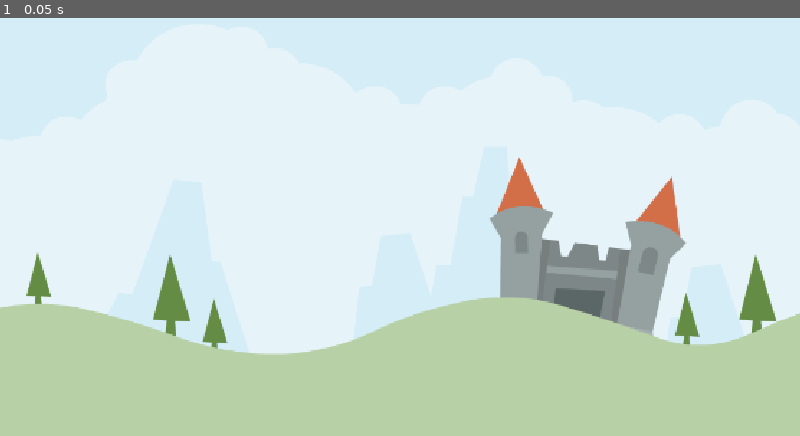
Above: before the commit, frame 1.
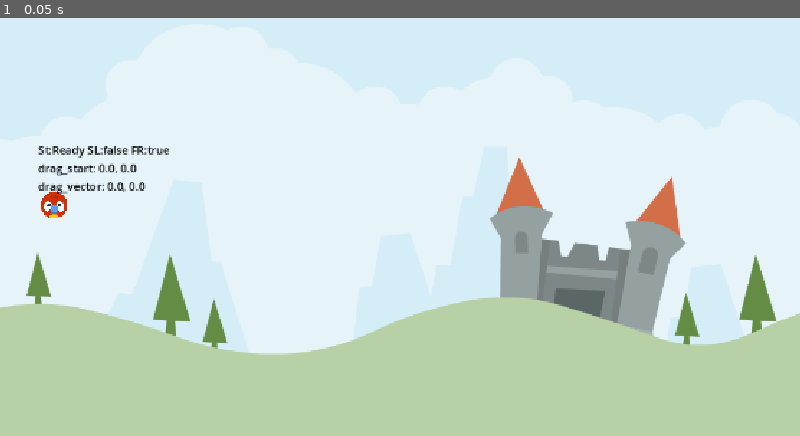
Above: after the commit, the same moment.

Repository: Hombolygo/Angry-Animals
Game: Godot game, scene res://Scenes/LevelBase.tscn
Same seed, same stepped clock (60 frames per second), same inputs: the game is played once before the commit and once after it. Before the commit the project has no main scene; this scene is started directly in both runs.
Inputs:
- Up to frame 1 (0.05 s): no input

The runs differ from the first frame. In frame 1, 0.7% of the frame differs, in the area x 4-22%, y 30-48%.

Commit message:
add player, and player movement, sounds

Diff:
--- /dev/null
+++ b/Scenes/Animal.tscn
@@ -0,0 +1,58 @@
+[gd_scene load_steps=9 format=3 uid="uid://vxcygoik8f5j"]
+
+[ext_resource type="Script" uid="uid://nnwut1q1dgfj" path="res://Scripts/Animal.gd" id="1_7v6jt"]
+[ext_resource type="Texture2D" uid="uid://cy34q2sf575f6" path="res://assets/player/parrot.png" id="1_pbsnt"]
+[ext_resource type="AudioStream" uid="uid://bva8bjj3c67jg" path="res://assets/audio/stretch2.ogg" id="3_edvrt"]
+[ext_resource type="AudioStream" uid="uid://btjrqxundxyeq" path="res://assets/audio/catapult.ogg" id="4_hsrja"]
+[ext_resource type="AudioStream" uid="uid://bpsxwy6rdp53j" path="res://assets/audio/kick_wood.ogg" id="5_00mlg"]
+[ext_resource type="Texture2D" uid="uid://c0lu428rtunek" path="res://assets/items/arrow.png" id="6_hsrja"]
+
+[sub_resource type="PhysicsMaterial" id="PhysicsMaterial_hsrja"]
+bounce = 0.2
+
+[sub_resource type="CircleShape2D" id="CircleShape2D_7v6jt"]
+radius = 19.0
+
+[node name="Animal" type="RigidBody2D"]
+input_pickable = true
+physics_material_override = SubResource("PhysicsMaterial_hsrja")
+freeze = true
+contact_monitor = true
+max_contacts_reported = 1
+script = ExtResource("1_7v6jt")
+
+[node name="StrechSound" type="AudioStreamPlayer2D" parent="."]
+stream = ExtResource("3_edvrt")
+
+[node name="LaunchSound" type="AudioStreamPlayer2D" parent="."]
+stream = ExtResource("4_hsrja")
+
+[node name="KickSound" type="AudioStreamPlayer2D" parent="."]
+stream = ExtResource("5_00mlg")
+
+[node name="VisibleOnScreenNotifier2D" type="VisibleOnScreenNotifier2D" parent="."]
+
+[node name="Animal" type="Sprite2D" parent="."]
+scale = Vector2(0.15, 0.15)
+texture = ExtResource("1_pbsnt")
+
+[node name="CollisionShape2D" type="CollisionShape2D" parent="."]
+shape = SubResource("CircleShape2D_7v6jt")
+
+[node name="Label" type="Label" parent="."]
+offset_left = -23.0
+offset_top = -91.0
+offset_right = 24.0
+offset_bottom = -68.0
+theme_override_colors/font_color = Color(0, 0, 0, 1)
+text = "aaaaa"
+
+[node name="Arrow" type="Sprite2D" parent="."]
+scale = Vector2(0.3, 0.3)
+texture = ExtResource("6_hsrja")
+offset = Vector2(139.305, 0)
+
+[connection signal="body_entered" from="." to="." method="_on_body_entered"]
+[connection signal="input_event" from="." to="." method="_on_rigid_body_2d_input_event"]
+[connection signal="sleeping_state_changed" from="." to="." method="_on_sleeping_state_changed"]
+[connection signal="screen_exited" from="VisibleOnScreenNotifier2D" to="." method="screen_exited"]
--- a/Scenes/LevelBase.tscn
+++ b/Scenes/LevelBase.tscn
@@ -1,6 +1,7 @@
-[gd_scene load_steps=2 format=3 uid="uid://dq6ixw22lkcgp"]
+[gd_scene load_steps=3 format=3 uid="uid://dq6ixw22lkcgp"]
 
 [ext_resource type="Texture2D" uid="uid://bsw1i7pidlwey" path="res://assets/scene/colored_castle.png" id="1_wrhoe"]
+[ext_resource type="PackedScene" uid="uid://vxcygoik8f5j" path="res://Scenes/Animal.tscn" id="2_ilmpw"]
 
 [node name="LevelBase" type="Node2D"]
 
@@ -9,3 +10,6 @@
 scale = Vector2(1.15234, 1.15234)
 texture = ExtResource("1_wrhoe")
 centered = false
+
+[node name="Animal" parent="." instance=ExtResource("2_ilmpw")]
+position = Vector2(77, 315)
--- /dev/null
+++ b/Scripts/Animal.gd
@@ -0,0 +1,136 @@
+extends RigidBody2D
+
+enum AnimalState {Ready, Drag, Release };
+
+const DRAG_LIMIT_MAX: Vector2 = Vector2(0,60);
+const DRAG_LIMIT_MIN:Vector2 = Vector2(-60,0);
+const IMPULSE_MULT : float = 20.0;
+const IMPULSE_MAX : float = 1200.0;
+
+@onready var arrow: Sprite2D = $Arrow
+@onready var label: Label = $Label
+@onready var strech_sound: AudioStreamPlayer2D = $StrechSound
+@onready var launch_sound: AudioStreamPlayer2D = $LaunchSound
+@onready var kick_sound: AudioStreamPlayer2D = $KickSound
+
+var _state : AnimalState = AnimalState.Ready;
+var _start : Vector2 = Vector2.ZERO;
+var _drag_start : Vector2 = Vector2.ZERO;
+var _drag_vector : Vector2 = Vector2.ZERO;
+var _arrow_scale_x : float = 0.0;
+
+func _unhandled_input(event: InputEvent) -> void:
+	if _state == AnimalState.Drag and event.is_action_released("drag"):
+		call_deferred("change_state", AnimalState.Release);
+
+
+func setup() -> void:
+	_start = position;
+	_arrow_scale_x = arrow.scale.x;
+	arrow.hide();
+	_start = position;
+
+
+# Called when the node enters the scene tree for the first time.
+func _ready() -> void:
+	setup()
+	pass # Replace with function body.
+
+
+# Called every frame. 'delta' is the elapsed time since the previous frame.
+func _physics_process(_delta: float) -> void:
+	update_debug_label();
+	update_state();
+	pass
+
+#region misc
+func update_debug_label() -> void:
+	var string : String = "St:%s SL:%s FR:%s\n" % [
+		AnimalState.keys()[_state], sleeping, freeze
+	]
+	string += "drag_start: %.1f, %.1f\n" % [_drag_start.x, _drag_start.y];
+	string += "drag_vector: %.1f, %.1f" % [_drag_vector.x, _drag_vector.y];
+	label.text = string;
+	pass
+#endregion
+
+#region drag
+
+func update_arrow_scale() -> void:
+	var imp_len: float = calculate_impulse().length();
+	var perc: float = clamp(imp_len / IMPULSE_MAX, 0.0, 1.0);
+	arrow.scale.x = lerp(_arrow_scale_x, _arrow_scale_x*2, perc);
+	arrow.rotation = (_start - position).angle();
+
+func handle_dragging() -> void:
+	var new_drag_vector : Vector2 = get_global_mouse_position() - _drag_start;
+
+	new_drag_vector = new_drag_vector.clamp(DRAG_LIMIT_MIN, DRAG_LIMIT_MAX);
+
+	var diff : Vector2 = new_drag_vector - _drag_vector
+	if diff.length() > 0 and strech_sound.playing == false:
+		strech_sound.play();
+
+	_drag_vector = new_drag_vector
+
+	update_arrow_scale()
+	position = _start + _drag_vector
+
+func start_dragging() -> void:
+	arrow.show()
+	_drag_start = get_global_mouse_position()
+	pass
+
+#endregion
+
+#region release
+
+func calculate_impulse() -> Vector2:
+	return _drag_vector * -IMPULSE_MULT;
+
+func start_release() -> void:
+	arrow.hide();
+	launch_sound.play();
+	freeze = false;
+	apply_central_impulse(calculate_impulse())
+	pass
+
+#endregion
+
+#region state
+func update_state() -> void:
+	match _state:
+		AnimalState.Drag:
+			handle_dragging()
+
+func change_state(new_state : AnimalState) -> void:
+	if _state == new_state:
+		return;
+	_state = new_state;
+
+	match _state:
+		AnimalState.Drag:
+			start_dragging();
+		AnimalState.Release:
+			start_release();
+#endregion
+
+#region signal
+func screen_exited() -> void:
+	pass # Replace with function body.
+
+
+func _on_rigid_body_2d_input_event(_viewport: Node, event: InputEvent, _shape_idx: int) -> void:
+	if event.is_action_pressed("drag") and _state == AnimalState.Ready:
+		change_state(AnimalState.Drag);
+	pass # Replace with function body.
+
+
+func _on_sleeping_state_changed() -> void:
+	pass # Replace with function body.
+
+
+func _on_body_entered(_body: Node) -> void:
+	pass # Replace with function body.
+
+#endregion
--- /dev/null
+++ b/Test.tscn
@@ -0,0 +1,126 @@
+[gd_scene load_steps=9 format=3 uid="uid://d01de62ot4d32"]
+
+[ext_resource type="Texture2D" uid="uid://bhadyx3tyj8k4" path="res://assets/env/elementStone025.png" id="1_myinc"]
+[ext_resource type="Texture2D" uid="uid://cfisxpr854uw1" path="res://icon.svg" id="2_njov2"]
+[ext_resource type="PackedScene" uid="uid://vxcygoik8f5j" path="res://Scenes/Animal.tscn" id="3_2au82"]
+
+[sub_resource type="RectangleShape2D" id="RectangleShape2D_njov2"]
+size = Vector2(28.0001, 1181)
+
+[sub_resource type="PhysicsMaterial" id="PhysicsMaterial_njov2"]
+rough = true
+bounce = 1.0
+
+[sub_resource type="GDScript" id="GDScript_njov2"]
+script/source = "extends RigidBody2D
+
+@onready var label: Label = $Label
+@onready var floot: StaticBody2D = $\"../floot\"
+@onready var sprite_2d: Sprite2D = $\"../floot/Sprite2D\"
+
+# Called when the node enters the scene tree for the first time.
+func _ready() -> void:
+	pass # Replace with function body.
+
+
+# Called every frame. 'delta' is the elapsed time since the previous frame.
+func _process(delta: float) -> void:
+	pass
+"
+
+[sub_resource type="CircleShape2D" id="CircleShape2D_2au82"]
+radius = 37.054
+
+[sub_resource type="PhysicsMaterial" id="PhysicsMaterial_2au82"]
+bounce = 0.5
+absorbent = true
+
+[node name="Test" type="Node2D"]
+
+[node name="StaticBody2D" type="StaticBody2D" parent="."]
+
+[node name="Sprite2D" type="Sprite2D" parent="StaticBody2D"]
+position = Vector2(3, 324)
+scale = Vector2(0.385714, 2.96364)
+texture = ExtResource("1_myinc")
+
+[node name="CollisionShape2D" type="CollisionShape2D" parent="StaticBody2D"]
+position = Vector2(3.5, 320.5)
+shape = SubResource("RectangleShape2D_njov2")
+
+[node name="StaticBody2D2" type="StaticBody2D" parent="."]
+position = Vector2(1148, 0)
+
+[node name="Sprite2D" type="Sprite2D" parent="StaticBody2D2"]
+position = Vector2(3, 324)
+scale = Vector2(0.385714, 2.96364)
+texture = ExtResource("1_myinc")
+
+[node name="CollisionShape2D" type="CollisionShape2D" parent="StaticBody2D2"]
+position = Vector2(3.5, 320.5)
+shape = SubResource("RectangleShape2D_njov2")
+
+[node name="floot" type="StaticBody2D" parent="."]
+position = Vector2(623, 644)
+rotation = 1.5708
+physics_material_override = SubResource("PhysicsMaterial_njov2")
+
+[node name="Sprite2D" type="Sprite2D" parent="floot"]
+position = Vector2(3, 52.9512)
+scale = Vector2(0.385714, 5.42772)
+texture = ExtResource("1_myinc")
+
+[node name="CollisionShape2D" type="CollisionShape2D" parent="floot"]
+position = Vector2(3, 60.5)
+shape = SubResource("RectangleShape2D_njov2")
+
+[node name="bird" type="RigidBody2D" parent="."]
+position = Vector2(494, 467)
+script = SubResource("GDScript_njov2")
+
+[node name="Sprite2D" type="Sprite2D" parent="bird"]
+position = Vector2(26.979, 26.979)
+scale = Vector2(0.578453, 0.578453)
+texture = ExtResource("2_njov2")
+
+[node name="CollisionShape2D" type="CollisionShape2D" parent="bird"]
+position = Vector2(27, 26.5)
+shape = SubResource("CircleShape2D_2au82")
+
+[node name="Label" type="Label" parent="bird"]
+offset_left = -10.0
+offset_top = -48.0
+offset_right = 54.0
+offset_bottom = 1.0
+text = "0000000
+"
+
+[node name="RigidBody2D2" type="RigidBody2D" parent="."]
+position = Vector2(846, 272)
+rotation = 1.5708
+physics_material_override = SubResource("PhysicsMaterial_2au82")
+
+[node name="Sprite2D" type="Sprite2D" parent="RigidBody2D2"]
+position = Vector2(26.979, 26.979)
+scale = Vector2(0.578453, 0.578453)
+texture = ExtResource("2_njov2")
+
+[node name="CollisionShape2D" type="CollisionShape2D" parent="RigidBody2D2"]
+position = Vector2(27, 26.5)
+shape = SubResource("CircleShape2D_2au82")
+
+[node name="RigidBody2D3" type="RigidBody2D" parent="."]
+position = Vector2(810, 179)
+rotation = 1.5708
+
+[node name="Sprite2D" type="Sprite2D" parent="RigidBody2D3"]
+position = Vector2(26.979, 26.979)
+scale = Vector2(0.578453, 0.578453)
+texture = ExtResource("2_njov2")
+
+[node name="CollisionShape2D" type="CollisionShape2D" parent="RigidBody2D3"]
+position = Vector2(27, 26.5)
+shape = SubResource("CircleShape2D_2au82")
+
+[node name="Animal" parent="." instance=ExtResource("3_2au82")]
+position = Vector2(295, 190)
--- a/project.godot
+++ b/project.godot
@@ -11,6 +11,7 @@
 [application]
 
 config/name="Angry Animals"
+run/main_scene="uid://dq6ixw22lkcgp"
 config/features=PackedStringArray("4.4", "Mobile")
 config/icon="res://icon.svg"
 
@@ -23,6 +24,14 @@
 naming/scene_name_casing=1
 naming/script_name_casing=1
 
+[input]
+
+drag={
+"deadzone": 0.2,
+"events": [Object(InputEventMouseButton,"resource_local_to_scene":false,"resource_name":"","device":-1,"window_id":0,"alt_pressed":false,"shift_pressed":false,"ctrl_pressed":false,"meta_pressed":false,"button_mask":1,"position":Vector2(97, 21),"global_position":Vector2(106, 69),"factor":1.0,"button_index":1,"canceled":false,"pressed":true,"double_click":false,"script":null)
+]
+}
+
 [rendering]
 
 renderer/rendering_method="mobile"
Not shown, added: Scripts/Animal.gd.uid
